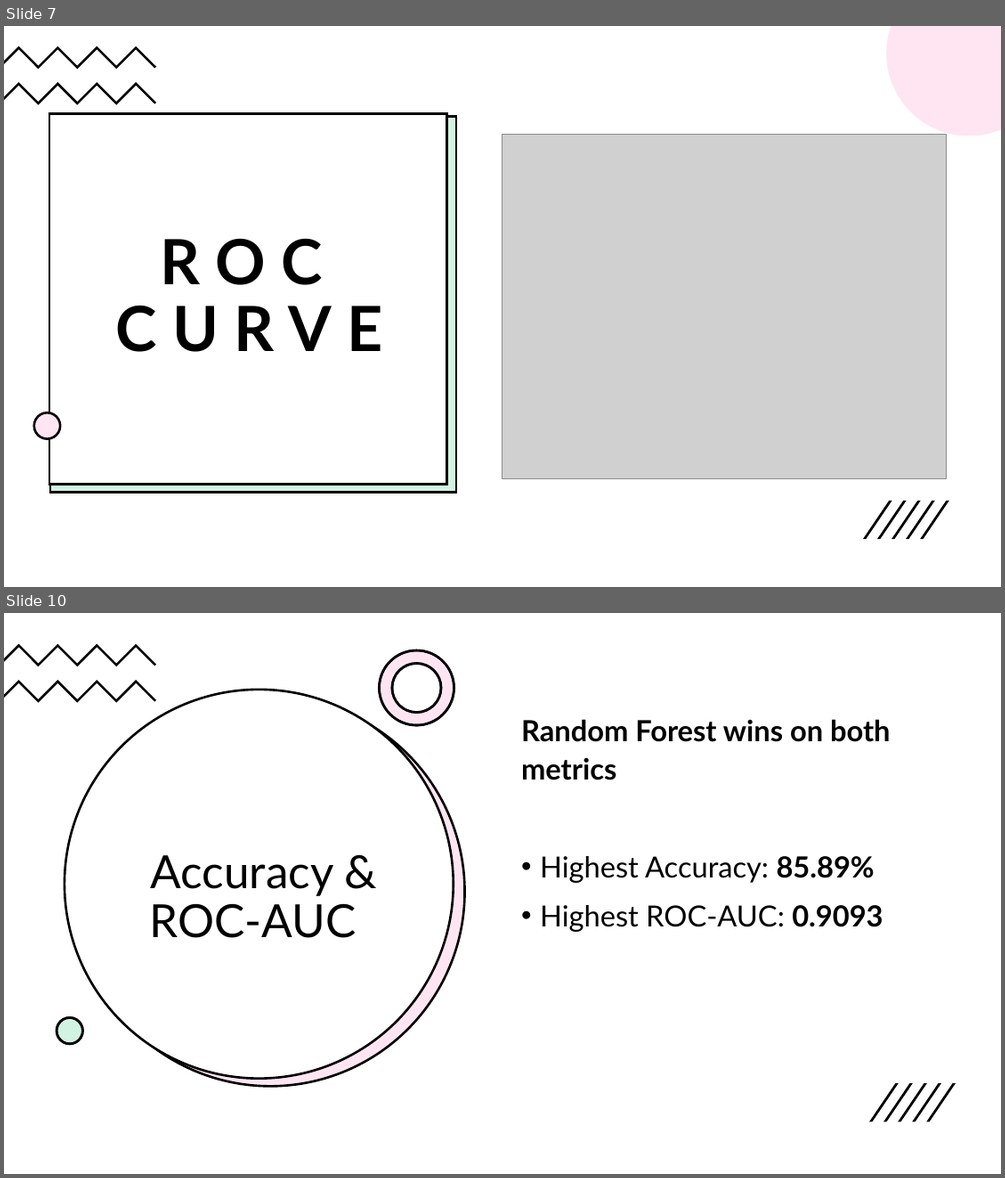
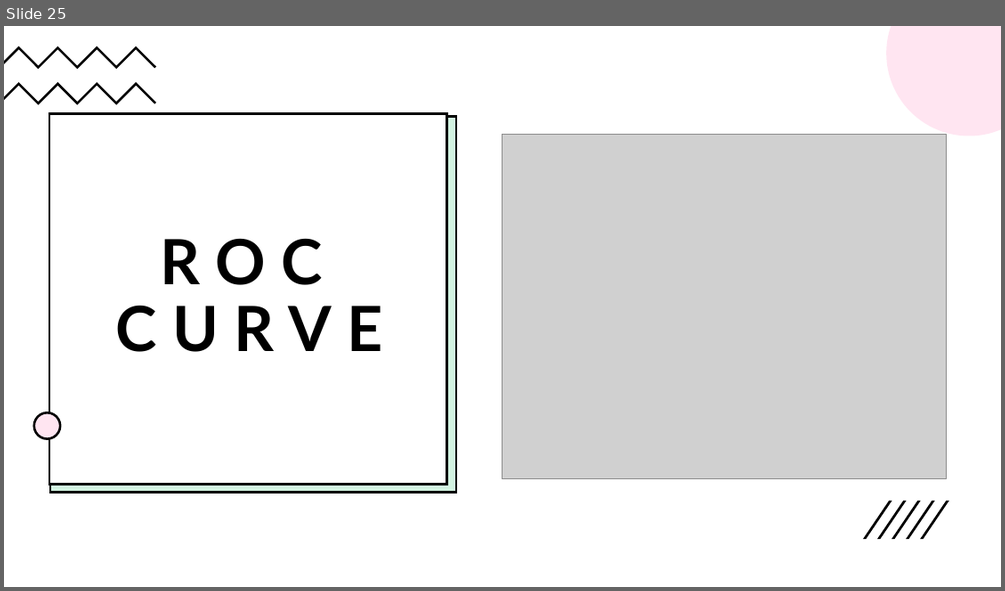
Before and after one commit to htoor2026/PROG2590, a slide deck: PROG2590_Group5_Presentation.pptx. Shown one above the other, each under a label of ours: slides 7 and 10 before the commit, slide 25 after it; the slides between them are not shown. The pictures are 1005x1178 and 1005x591 pixels, drawn with LibreOffice and Linux fonts; fonts in the diff are those of the drawing; grey boxes stand for pictures. Boxes give left, top, right and bottom in pixels: in the first picture for what was removed or moved away, otherwise in the second. Text is boxed around its words. In the diff, an @@ line names an element or a change of style, - is before the commit and + after.

```diff
--- a/PROG2590_Group5_Presentation.pptx
+++ b/PROG2590_Group5_Presentation.pptx
@@ slide 10 removed at (4,613,1001,1174), background #FFFFFF @@
@@ rectangle removed at (4,613,1001,1174) @@
@@ freeform shape removed at (4,643,156,666) @@
@@ freeform shape removed at (380,650,454,725) @@
@@ freeform shape removed at (380,650,454,725) @@
@@ freeform shape removed at (4,680,156,702) @@
@@ ellipse removed at (65,690,453,1078) @@
@@ ellipse removed at (76,698,465,1086) @@
@@ ellipse removed at (77,698,465,1087) @@
@@ text removed at (521,719,890,932) @@
-Random Forest wins on both metrics
-• Highest Accuracy: 85.89%
-• Highest ROC-AUC: 0.9093
@@ title removed at (150,855,356,938) @@
-Accuracy & ROC-AUC
@@ ellipse removed at (57,1018,82,1044) @@
@@ ellipse removed at (57,1018,82,1044) @@
@@ group removed at (869,1083,956,1121): 5 freeform shapes @@
@@ what was slide 7 is now slide 25 @@
```
Also in this commit, not shown: 9 slides changed, 9 slides added, 3 other slides removed, 17 other files.
